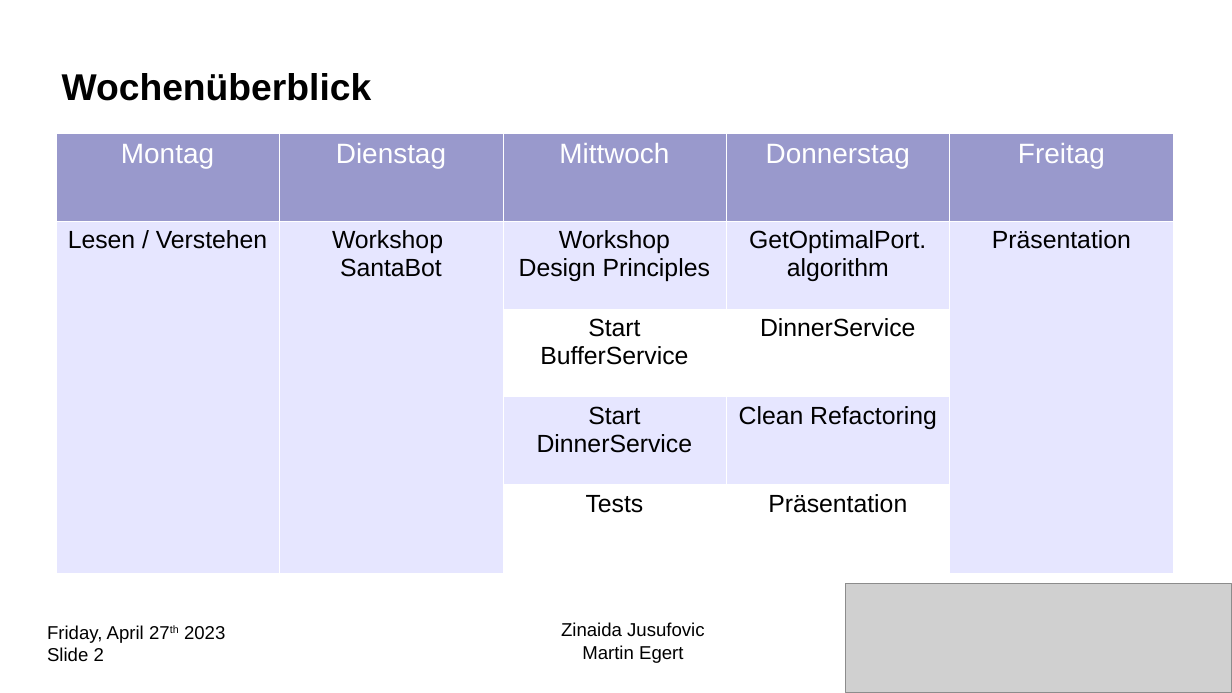
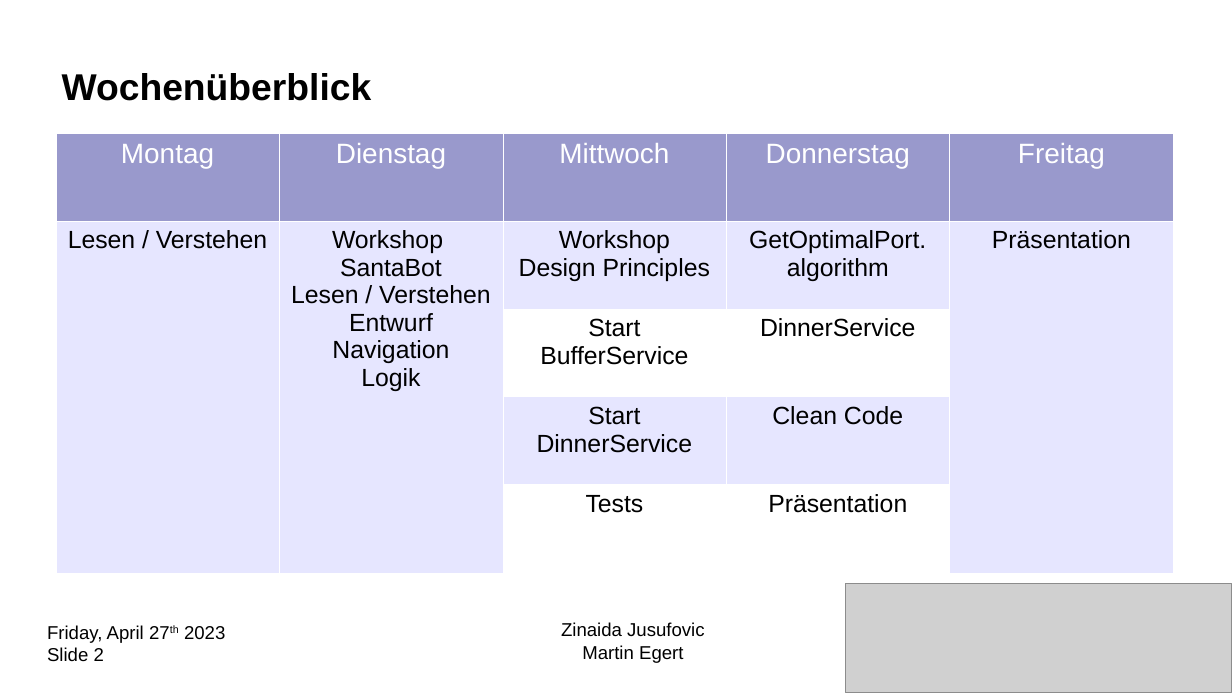
Before and after one commit to CodecoolGlobal/ehotel-buffet-java-zenais, a slide deck: slide 2 of presentation/20230413_EHotelBuffet.odp. Drawn at 1232x693 pixels with LibreOffice and Linux fonts; fonts in the diff are those of the drawing; grey boxes stand for pictures. Boxes give left, top, right and bottom in pixels: in the first picture for what was removed or moved away, otherwise in the second. Text is boxed around its words. In the diff, an @@ line names an element or a change of style, - is before the commit and + after.

```diff
--- a/presentation/20230413_EHotelBuffet.odp
+++ b/presentation/20230413_EHotelBuffet.odp
@@ table at [56,133,1174,574] @@
-row 2, column 2: Workshop SantaBot
+row 2, column 2: Workshop SantaBot / Lesen / Verstehen / Entwurf / Navigation Logik
-row 4, column 4: Clean Refactoring
+row 4, column 4: Clean Code
```
Also in this commit, not shown: 1 other slide changed, 1 slide added, 2 slides removed.
